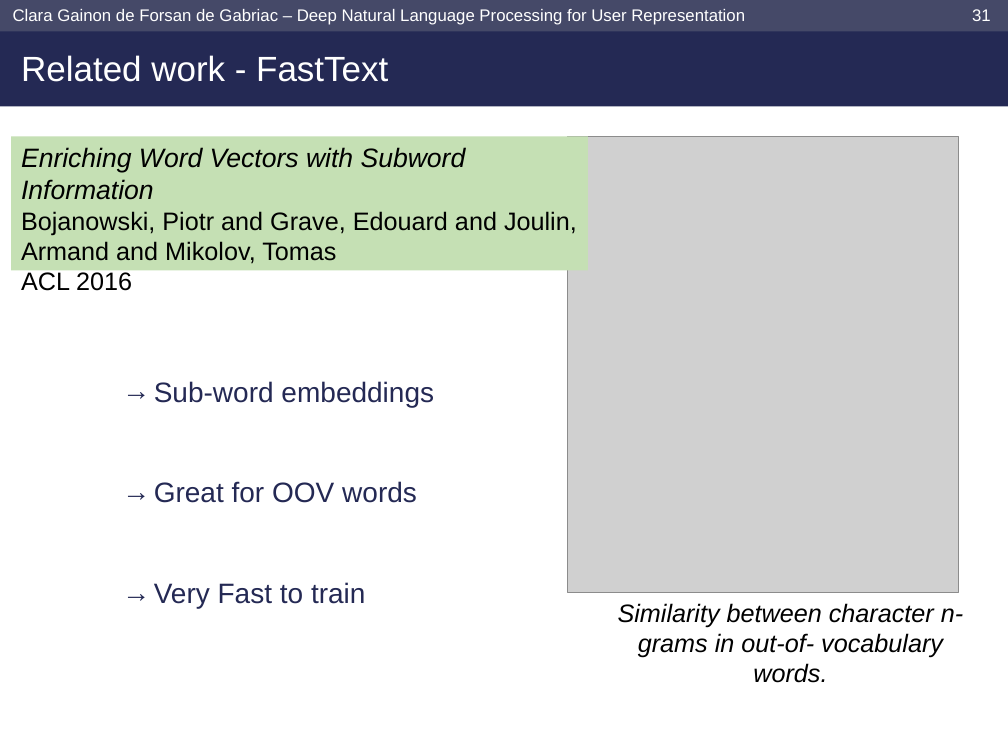
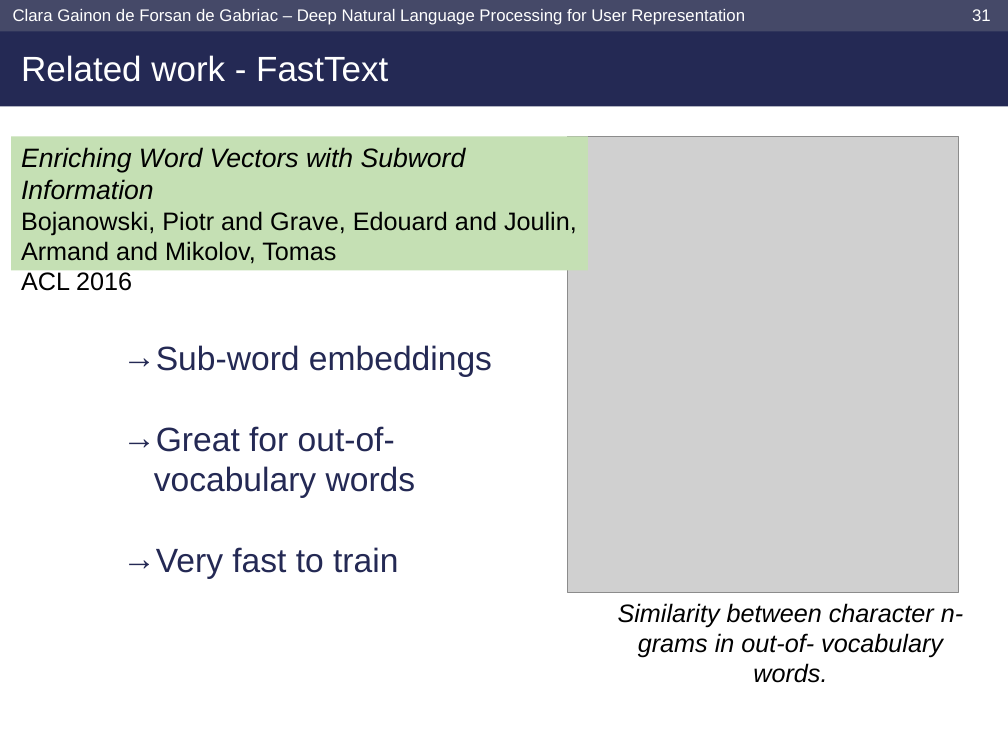
Before and after one commit to clara-gdef/defense, a slide deck: slide 32 of defense.pptx. Drawn at 1008x756 pixels with LibreOffice and Linux fonts; fonts in the diff are those of the drawing; grey boxes stand for pictures; background and template pictures are left out. Boxes give left, top, right and bottom in pixels: in the first picture for what was removed or moved away, otherwise in the second. Text is boxed around its words. In the diff, an @@ line names an element or a change of style, - is before the commit and + after.

```diff
--- a/defense.pptx
+++ b/defense.pptx
@@ text "Sub-word embeddings": place and size @@
-text "Sub-word embeddings" at <box>154,381,434,608</box>
+text "Sub-word embeddings" at <box>122,345,492,578</box>
@@ text at <box>122,345,492,377</box>: size 20 to 24 pt in "Sub-word embeddings"; line spacing 3 to 1 @@
@@ text at <box>122,426,416,578</box>: text changed; size 20 to 24 pt @@
-→ Great for OOV words
-→ Very Fast to train
+→ Great for out-of-vocabulary words
+→ Very fast to train
```
Also in this commit, not shown: 20 other slides changed, 9 slides added, 3 slides removed.
